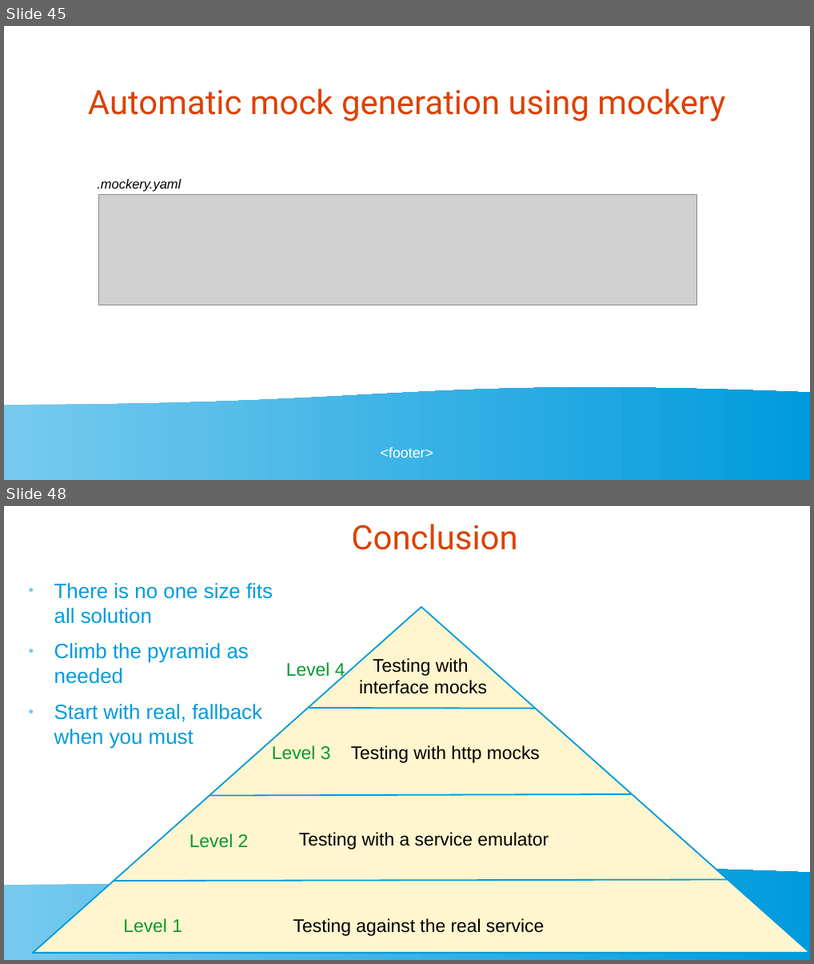
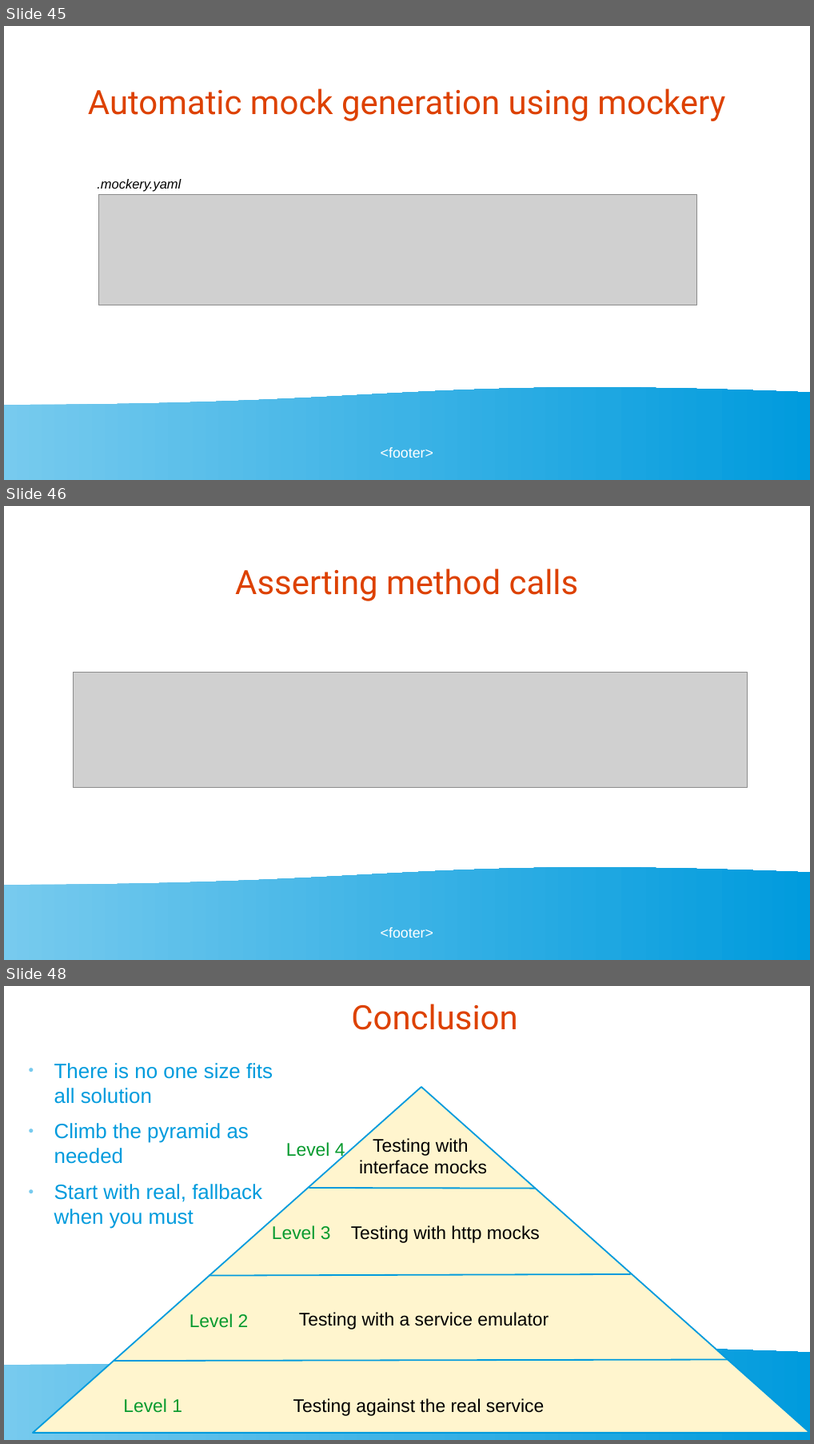
Before and after one commit to golangbot/gophercon-uk-2025-talk, a slide deck: Presentation.odp. Shown one above the other, each under a label of ours: slides 45 and 48 before the commit, slides 45, 46 and 48 after it; the slides between them are not shown. The pictures are 814x964 and 814x1444 pixels, drawn with LibreOffice and Linux fonts; fonts in the diff are those of the drawing; grey boxes stand for pictures. Boxes give left, top, right and bottom in pixels: in the first picture for what was removed or moved away, otherwise in the second. Text is boxed around its words. In the diff, an @@ line names an element or a change of style, - is before the commit and + after.

```diff
--- a/Presentation.odp
+++ b/Presentation.odp
@@ slide 46 added at (x1=4, y1=506, x2=810, y2=960), background #FFFFFF; not listed: 2 template elements that a slide beside it also shows @@
@@ title added at (x1=235, y1=568, x2=579, y2=601), 33 pt, text #DD4100 @@
+Asserting method calls
@@ picture added at (x1=73, y1=672, x2=747, y2=787) @@
```
Also in this commit, not shown: 2 slides changed, 1 slide removed, 1 other file.
